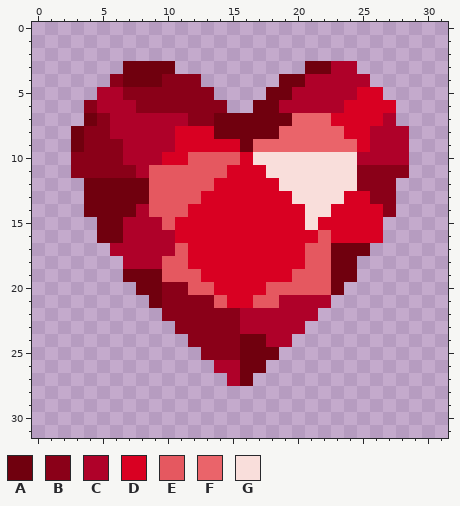
Two states of a pixel-art sprite, Escave/Assets/Assets/Collectibles/rubis.png. Above is the file before it was changed.
The file is 32x32 pixels.
Palette (. is transparent): A #70000e  B #8a0018  C #af0129  D #d90022  E #e55860  F #ea646a  G #f9dedb
Pixels before, first column x 3:
 3 ....AAAA..........AACC....
 4 ...BAAABBB......AACCCCC...
 5 ..CCBBBBBBB....AACCCCCDD..
 6 .BCCCBBBBBBB..AACCCCCDDDD.
 7 .ABCCCCCCBBAAAAAAFFFDDDDC.
 8 ABBCCCCCDDDAAAAAFFFFFDDCCC
 9 ABBBCCCCDDDDDAFFFFFFFFDCCC
10 BBBBCCCDDEEEEDGGGGGGGGCCCC
11 BBBBBCEEEEEEDDDGGGGGGGBBBB
12 .AAAAAEEEEEDDDDDGGGGGGBBB.
13 .AAAAAEEEEDDDDDDDGGGGDDBB.
14 .AAAACEEEDDDDDDDDDGGDDDDB.
15 ..AACCCEDDDDDDDDDDGDDDDD..
16 ..AACCCCDDDDDDDDDDDEDDDD..
17 ...CCCCCEDDDDDDDDDEEAAA...
18 ....CCCEEDDDDDDDDDEEAA....
19 ....AAAEEEDDDDDDDEEEAA....
20 .....AABBEEDDDDEEEEEA.....
21 ......ABBBBEDDEECCCC......
22 .......BBBBBBCCCCCC.......
23 ........BBBBBCCCCC........
24 .........BBBBAACC.........
25 ..........BBBAAA..........
26 ...........CCAA...........
27 ............CA............
The same view after the edit:
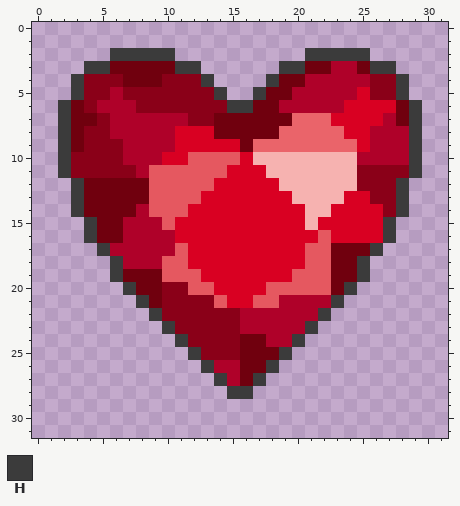
Colours new in this view: H #3b3b3b
Edits made:
{"colour":"G","old":"#f9dedb","new":"#f6b2b0"}
{"y":2,"x":6,"old":".....","new":"HHHHH"}
{"y":2,"x":21,"old":".....","new":"HHHHH"}
{"y":3,"x":4,"old":"...","new":"HHA"}
{"y":3,"x":11,"old":"..","new":"HH"}
{"y":3,"x":19,"old":"..","new":"HH"}
{"y":3,"x":25,"old":"...","new":"AHH"}
{"y":4,"x":3,"old":"...","new":"HBB"}
{"y":4,"x":13,"old":".","new":"H"}
{"y":4,"x":18,"old":".","new":"H"}
{"y":4,"x":26,"old":"...","new":"BBH"}
{"y":5,"x":3,"old":"..C","new":"HBB"}
{"y":5,"x":14,"old":".","new":"H"}
{"y":5,"x":17,"old":".","new":"H"}
{"y":5,"x":26,"old":"D..","new":"BBH"}
{"y":6,"x":2,"old":"..","new":"HA"}
{"y":6,"x":15,"old":"..","new":"HH"}
{"y":6,"x":28,"old":"..","new":"AH"}
{"y":7,"x":2,"old":"..","new":"HA"}
{"y":7,"x":28,"old":"..","new":"AH"}
{"y":8,"x":2,"old":".","new":"H"}
{"y":8,"x":29,"old":".","new":"H"}
{"y":9,"x":2,"old":".","new":"H"}
{"y":9,"x":29,"old":".","new":"H"}
{"y":10,"x":2,"old":".","new":"H"}
{"y":10,"x":29,"old":".","new":"H"}
{"y":11,"x":2,"old":".","new":"H"}
{"y":11,"x":29,"old":".","new":"H"}
{"y":12,"x":3,"old":".","new":"H"}
{"y":12,"x":28,"old":".","new":"H"}
{"y":13,"x":3,"old":".","new":"H"}
{"y":13,"x":28,"old":".","new":"H"}
{"y":14,"x":3,"old":".","new":"H"}
{"y":14,"x":28,"old":".","new":"H"}
{"y":15,"x":4,"old":".","new":"H"}
{"y":15,"x":27,"old":".","new":"H"}
{"y":16,"x":4,"old":".","new":"H"}
{"y":16,"x":27,"old":".","new":"H"}
{"y":17,"x":5,"old":".","new":"H"}
{"y":17,"x":26,"old":".","new":"H"}
{"y":18,"x":6,"old":".","new":"H"}
{"y":18,"x":25,"old":".","new":"H"}
{"y":19,"x":6,"old":".","new":"H"}
{"y":19,"x":25,"old":".","new":"H"}
{"y":20,"x":7,"old":".","new":"H"}
{"y":20,"x":24,"old":".","new":"H"}
{"y":21,"x":8,"old":".","new":"H"}
{"y":21,"x":23,"old":".","new":"H"}
{"y":22,"x":9,"old":".","new":"H"}
{"y":22,"x":22,"old":".","new":"H"}
{"y":23,"x":10,"old":".","new":"H"}
{"y":23,"x":21,"old":".","new":"H"}
{"y":24,"x":11,"old":".","new":"H"}
{"y":24,"x":20,"old":".","new":"H"}
{"y":25,"x":12,"old":".","new":"H"}
{"y":25,"x":19,"old":".","new":"H"}
{"y":26,"x":13,"old":".","new":"H"}
{"y":26,"x":18,"old":".","new":"H"}
{"y":27,"x":14,"old":".","new":"H"}
{"y":27,"x":17,"old":".","new":"H"}
{"y":28,"x":15,"old":"..","new":"HH"}
{"label":"changed","picture_box":[58,48,422,399]}
